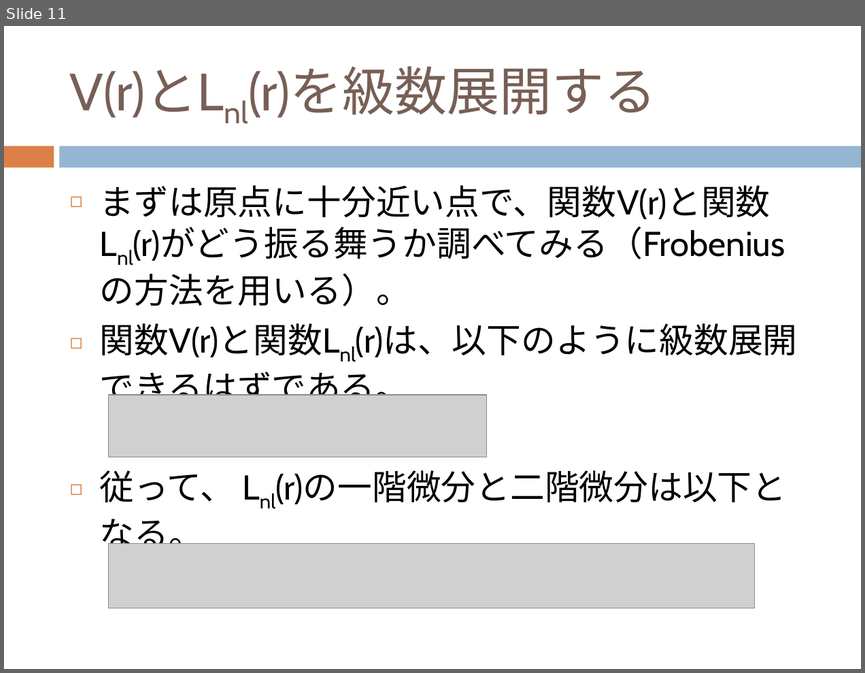
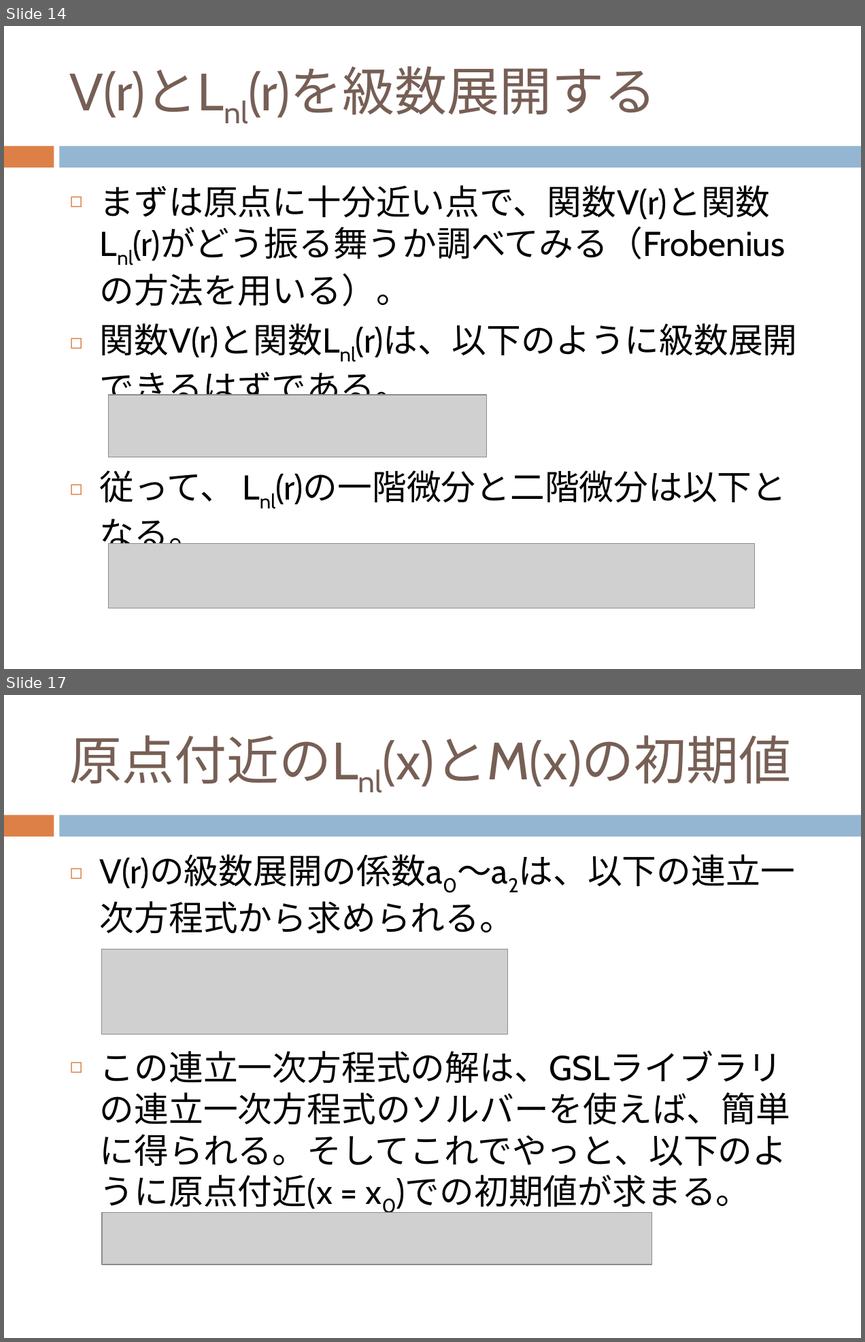
Before and after one commit to dc1394/fukui_sono2, a slide deck: 福井技術者の集いその2_発表資料スライド.pptx. Shown one above the other, each under a label of ours: slide 11 before the commit, slides 14 and 17 after it; the slides between them are not shown. The pictures are 865x673 and 865x1342 pixels, drawn with LibreOffice and Linux fonts; fonts in the diff are those of the drawing; grey boxes stand for pictures. Boxes give left, top, right and bottom in pixels: in the first picture for what was removed or moved away, otherwise in the second. Text is boxed around its words. In the diff, an @@ line names an element or a change of style, - is before the commit and + after.

Commit message:
福井技術者の集いその2発表資料スライド加筆

```diff
--- a/福井技術者の集いその2_発表資料スライド.pptx
+++ b/福井技術者の集いその2_発表資料スライド.pptx
@@ slide 17 added at (4,695,861,1338), background #FFFFFF; not listed: 2 template elements that a slide beside it also shows @@
@@ title added at (70,735,791,787), 44 pt, text #775F55 @@
+原点付近のLnl(x)とM(x)の初期値
@@ text added at (100,854,795,1212), 29 pt, text #000000 @@
+◻ V(r)の級数展開の係数a0～a2は、以下の連立一次方程式から求められる。
+◻ この連立一次方程式の解は、GSLライブラリの連立一次方程式のソルバーを使えば、簡単に得られる。そしてこれでやっと、以下のように原点付近(x = x0)での初期値が求まる。
@@ picture added at (102,949,508,1034) @@
@@ picture added at (102,1212,652,1264) @@
@@ what was slide 11 is now slide 14 @@
```
Also in this commit, not shown: 7 slides changed, 5 other slides added, 2 other files.
